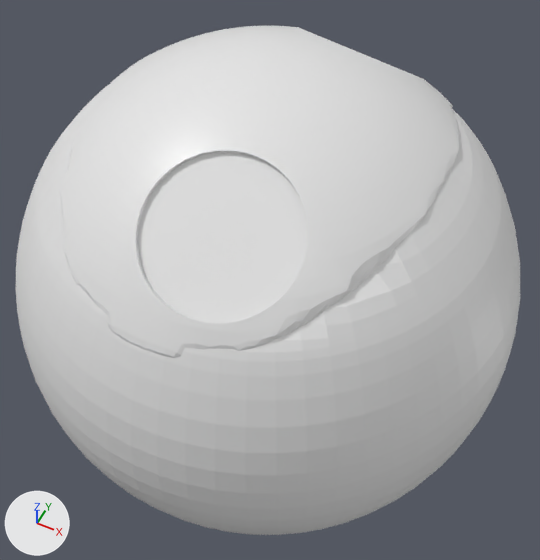
An edit to the FBX model Assets/Models/petbot.fbx, drawn before and after from the same camera.
Both versions are drawn from a camera (50 mm lens) standing at (0.919, -1.823, 2.294) and looking at (0.005, 0.006, 0.008). The axes (+X, +Y, +Z) are drawn at lower left. The lights are the same throughout. Where no turn or scale is listed for an object, it has been applied to the vertices.

The first picture shows '球体', '球体.001'.
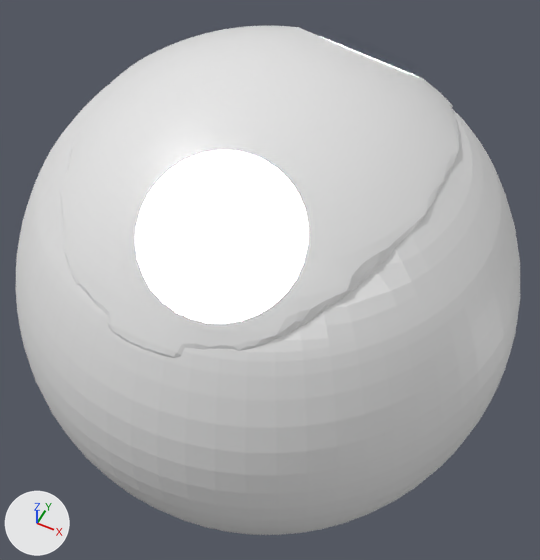
Where the change shows, as pixel boxes (x1, y1, x2, y2) in the pictures (540 x 560 px):
part 1 of me_球体_003, recoloured: (138, 152, 308, 323) in both

What the commit changed:
Material '材质' (mat_材质) is new.
Its base color is (1.0, 1.0, 1.0) (white #ffffff).
Its roughness is 1.0.
Its emission strength is 100.0.
me_球体_003 has 3214 vertices, 3092 faces and spans x -0.61..0.61, y -0.82..0.82, z -1.0..0.23.
me_球体_003 is used by ob_球体_001; location (0.0, 0.0, 0.769).
me_球体_003 part 1: all 2 faces centred in x 0.12, y -0.52..0.52, z 0.01 switch from mat_white_plastic (white #e7e7e7) to mat_材质 (white #ffffff).
